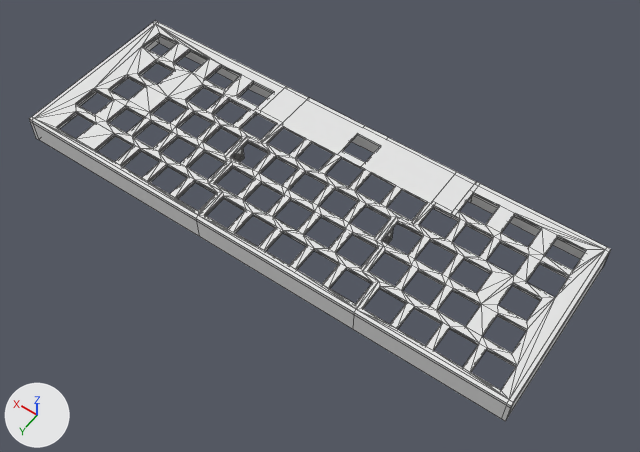
The Blender file design/keyboard.blend as it was, and as the next commit left it.
One viewpoint serves both versions: a 50 mm lens placed at (-167.0, 224.0, 344.0), pointed at (-4.0, -5.0, -15.0). Arrows for +X, +Y and +Z are at lower left; the lights stay in place. Mesh edges are drawn as thin lines.

Script lines for the objects in view, before the commit:
```python
me_part1 = bpy.data.meshes.new('Part1')
me_part1.from_pydata(...)  # 454 vertices, 900 faces; spans x -43.7..49.2, y -50.7..48.8, z -1.9..12.8
me_part2 = bpy.data.meshes.new('Part2')
me_part2.from_pydata(...)  # 567 vertices, 1094 faces, 1 loose edge; spans x -59.1..59.8, y -51.5..48.0, z -1.9..12.8
me_part3 = bpy.data.meshes.new('Part3')
me_part3.from_pydata(...)  # 488 vertices, 967 faces; spans x -60.8..55.2, y -50.3..49.2, z -1.9..12.8
ob_part1 = bpy.data.objects.new('Part1', me_part1)
ob_part1.location = (-90.2, -10.4, 4.9)
ob_part1.rotation_euler = (3.142, 0.0, 0.0)  # degrees (180, 0, 0)
ob_part2 = bpy.data.objects.new('Part2', me_part2)
ob_part2.location = (-2.4, -11.2, 4.9)
ob_part2.rotation_euler = (3.142, 0.0, 0.0)  # degrees (180, 0, 0)
ob_part3 = bpy.data.objects.new('Part3', me_part3)
ob_part3.location = (98.4, -10.0, 4.9)
ob_part3.rotation_euler = (3.142, 0.0, 0.0)  # degrees (180, 0, 0)
```
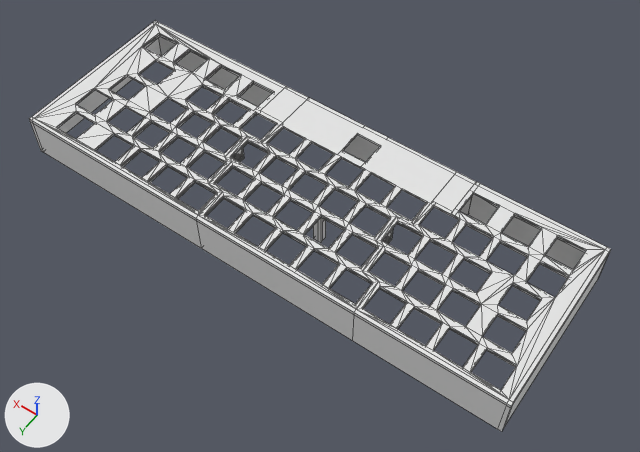
What differs and where, as boxes [x1, y1, x2, y2] in the pictures (640 x 452 px; the box of a moved part takes in the faces that stretch with it):
'Part1', reshaped
    before: [353, 182, 611, 421]
    after: [352, 182, 611, 432]
'Part2', reshaped
    before: [196, 86, 476, 329]
    after: [196, 86, 476, 340]
'Part3', reshaped
    before: [29, 21, 286, 236]
    after: [29, 21, 286, 248]
part 1 of me_part3, cut back
    before: [30, 37, 272, 236]
    after: [30, 37, 272, 248]
part 2 of me_part2, built on
    before: [196, 221, 354, 329]
    after: [196, 202, 354, 340]
part 3 of me_part2, moved or reshaped
    before: [352, 135, 472, 202]
    after: [344, 135, 472, 215]
part 4 of me_part1, cut back
    before: [353, 194, 610, 421]
    after: [352, 194, 610, 432]

The change, as a list of edits to the scene's bpy script:
```text
Change me_part3:
    used by ob_part3; location = (98.4, -10.0, 4.9); rotation_euler = (3.142, 0.0, 0.0), in degrees (180, 0, 0)
    remove me_part3.from_pydata(...)  # 488 vertices, 967 faces; spans x -60.8..55.2, y -50.3..49.2, z -1.9..12.8
    add me_part3.from_pydata(...)  # 481 vertices, 902 faces; spans x -60.8..55.2, y -50.3..49.2, z -1.9..22.8
    me_part3 part 1
    24 vertices are removed from x -55.2..53.2, y -48.3..47.2, z -0.4..12.8
    124 faces are deleted
    11 vertices in x -60.8..55.2, y -50.3..49.2, z 12.8 move by (0.0, 0.0, 10.0)
    12 vertices are added at x -41.1..53.2, y -48.3..47.2, z -0.4..22.8
    5 new vertices lie (0.0, 0.0, 2.5) away from vertices in x -41.1..53.2, y -48.3..47.2, z -0.4
    59 new faces join them
Change me_part2:
    used by ob_part2; location = (-2.4, -11.2, 4.9); rotation_euler = (3.142, 0.0, 0.0), in degrees (180, 0, 0)
    remove me_part2.from_pydata(...)  # 567 vertices, 1094 faces, 1 loose edge; spans x -59.1..59.8, y -51.5..48.0, z -1.9..12.8
    add me_part2.from_pydata(...)  # 581 vertices, 1100 faces, 2 loose edges; spans x -59.1..59.8, y -51.5..48.0, z -1.9..22.8
    me_part2 part 2: 4 vertices moved from x -52.5..40.0, y -51.5..-49.5, z 12.8 to x -52.5..40.0, y -51.5..-49.5, z 22.8; 14 vertices added at x -52.5..-2.6, y -49.5..-9.1, z 2.1..22.8
    me_part2 part 3: 10 vertices moved from x -59.1..59.8, y 46.0..48.0, z 12.8 to x -59.1..59.8, y 46.0..48.0, z 22.8
Change me_part1:
    used by ob_part1; location = (-90.2, -10.4, 4.9); rotation_euler = (3.142, 0.0, 0.0), in degrees (180, 0, 0)
    remove me_part1.from_pydata(...)  # 454 vertices, 900 faces; spans x -43.7..49.2, y -50.7..48.8, z -1.9..12.8
    add me_part1.from_pydata(...)  # 454 vertices, 886 faces; spans x -43.7..49.2, y -50.7..48.8, z -1.9..22.8
    me_part1 part 4
    16 vertices are removed from x -43.7..39.0, y -48.7..48.8, z 0.1..12.8
    41 faces are deleted
    10 vertices in x -43.7..35.3, y -50.7..48.8, z 12.8 move by (0.0, 0.0, 10.0)
    3 vertices in x 38.0..39.9, y 24.3..25.3, z 2.1 move by (0.0, 0.0, -2.5)
    16 vertices are added at x -43.7..39.0, y -48.7..48.8, z -0.4..22.8
    27 new faces join them
```
